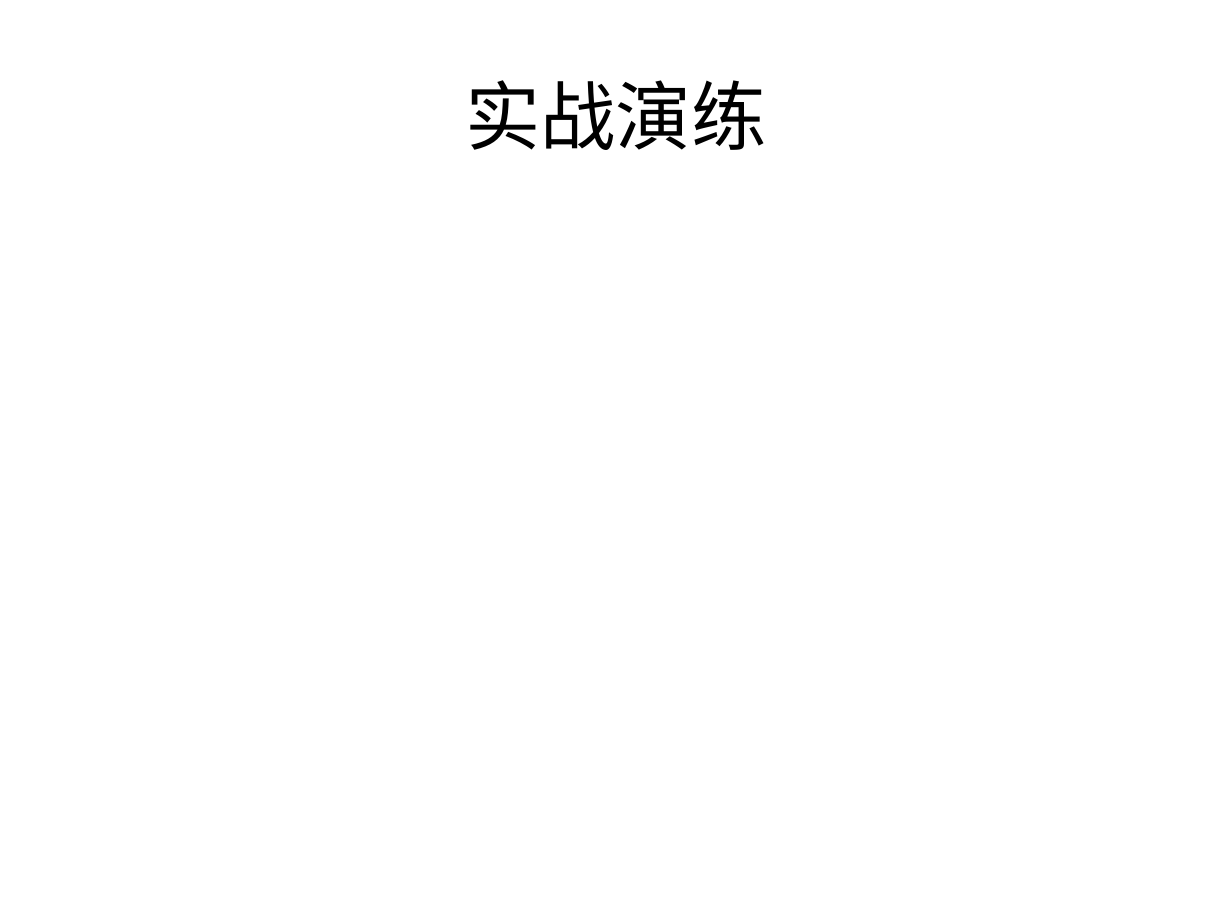
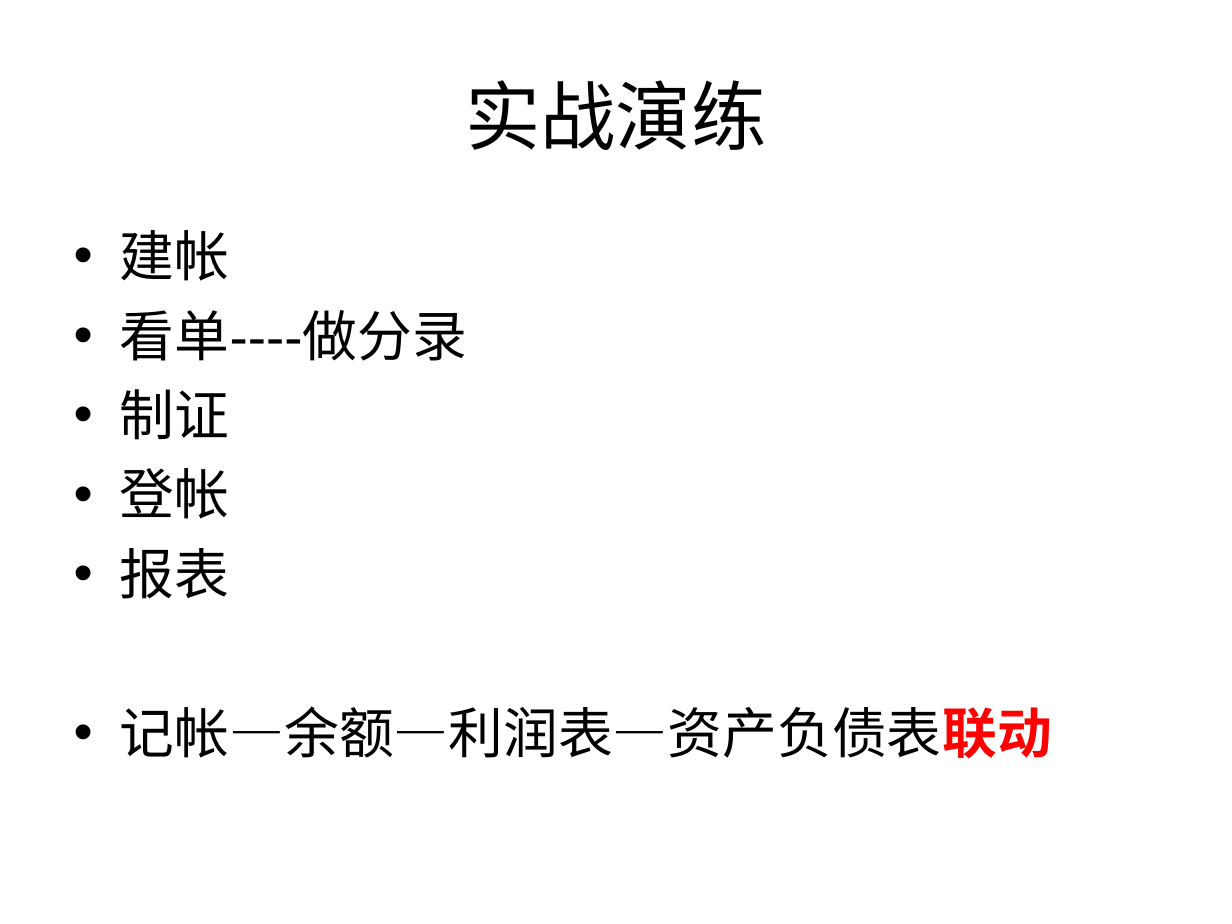
Before and after one commit to dunty/dunty.github.com, a slide deck: slide 11 of assets/2013-10-01-finance-accounting/accounting.ppt. Drawn at 1232x924 pixels with LibreOffice and Linux fonts; fonts in the diff are those of the drawing. Boxes give left, top, right and bottom in pixels: in the first picture for what was removed or moved away, otherwise in the second. Text is boxed around its words. In the diff, an @@ line names an element or a change of style, - is before the commit and + after.

```diff
--- a/assets/2013-10-01-finance-accounting/accounting.ppt
+++ b/assets/2013-10-01-finance-accounting/accounting.ppt
@@ text added at (120, 230, 1052, 759), 32 pt, text #000000 @@
+• 建帐
+• 看单----做分录
+• 制证
+• 登帐
+• 报表
+• 记帐—余额—利润表—资产负债表联动
```
Also in this commit, not shown: 1 slide added, 10 other files.
